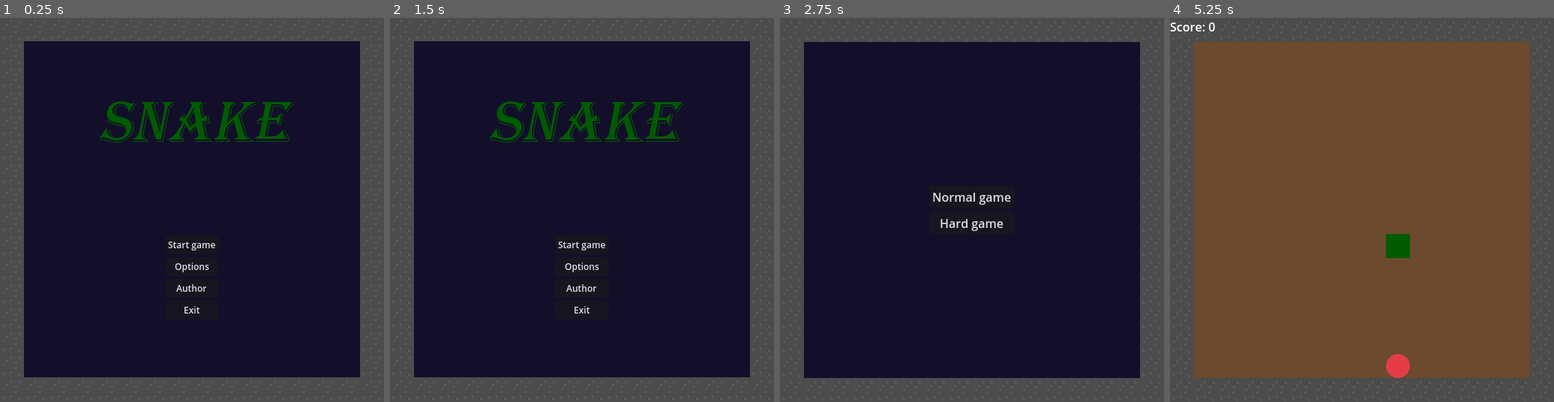
Above: before the commit, frames 1-4 (left to right).
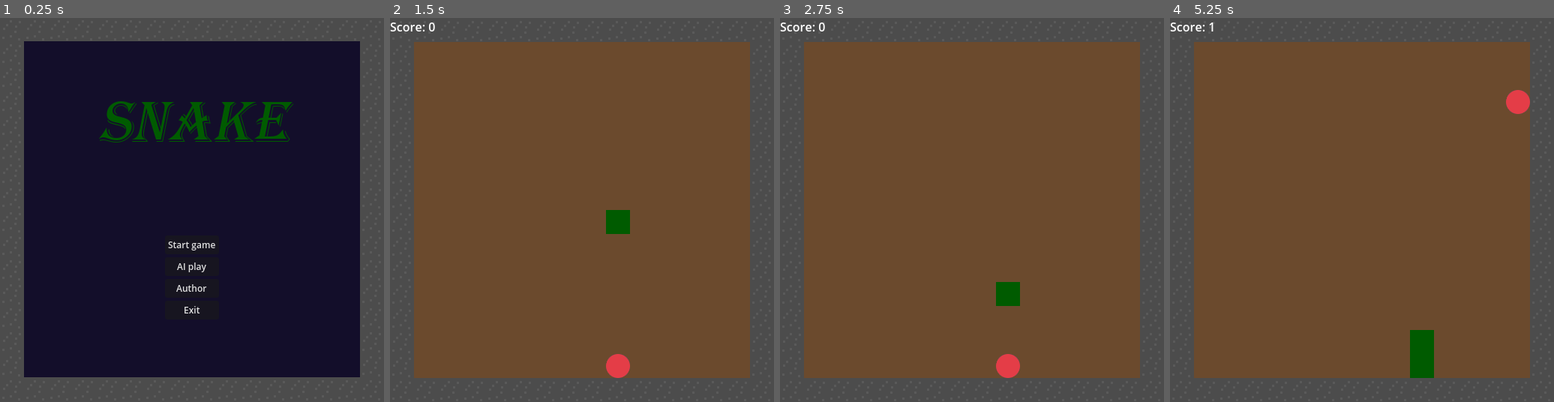
Above: after the commit, the same moments.

Repository: Sebastian-Musial/Snake---The-game
Game: Godot game, scene res://menu/Menu.tscn
Two runs of this game, one before a commit and one after it. Both use one fixed random seed, a clock stepped at 60 frames per second and the inputs below.
Inputs (mouse positions are in pixels of both pictures, inside the frame that each line leads up to):
- Up to frame 1 (0.25 s): no input
- Up to frame 2 (1.5 s): click "Options" (after the commit: "AI play") at 0.5 s; click (582, 210) at 1.25 s, where only the run before the commit has a clickable "Back to menu"
- Up to frame 3 (2.75 s): click (972, 244) at 2 s, where only the run before the commit has a clickable "Start game"
- Up to frame 4 (5.25 s): click (1362, 221) at 2.75 s, where only the run before the commit has a clickable "Hard game"; tap Enter at 3.5 s; hold Right 3.53-4.28 s; hold Down 4.28-5.03 s; hold Right from 5.03 s (still down)

The runs differ from the first frame. In frame 1, 0.1% of the frame differs, in the area x 45-55%, y 63-67%; in frame 2, 77%, in the area x 0-94%, y 1-94%; in frame 3, 77%; in frame 4, 1.8%.

Commit message:
Create one AI model

Diff:
--- a/snake-the-game/GameState.gd
+++ b/snake-the-game/GameState.gd
@@ -3,3 +3,4 @@
 class_name GameState
 
 var rules: Game_Rules
+var AI_enabled: bool
--- /dev/null
+++ b/snake-the-game/SnakeAI.gd
@@ -0,0 +1,77 @@
+extends RefCounted
+class_name SnakeAI
+
+#Odgległość taksówkowa(manhattan) - odległość jaką należy pokonać z miejsca A do miejsca B
+#W moim przypadku ilość kratek od węża do owocu
+static func _distance(a: Vector2i, b: Vector2i) -> int:
+	return abs(a.x - b.x) + abs(a.y - b.y)
+
+static func _all_dir() -> Array:
+	return [
+		Types.directions.UP,
+		Types.directions.DOWN,
+		Types.directions.LEFT,
+		Types.directions.RIGHT
+	]
+
+#Czy allow tail konieczny?
+static func _occupied_tiles(snake_body: Array[Vector2i], wall_body: Array[Vector2i], allow_tail: bool = true) -> Dictionary:
+	var occ: Dictionary = {}
+
+	for p in wall_body:
+		occ[p] = true
+
+#Zbiera wszystkie współrzędne snake body poza ogonem
+	var limit := snake_body.size()
+	if allow_tail and limit > 0:
+		limit -= 1
+
+	for i in range(limit):
+		occ[snake_body[i]] = true
+
+	return occ
+
+#Funkcja przygotowująca tablicę dostępnych kierunków które nie zabiją węża
+static func _safe_dirs(board: Board, snake: Snake, occ: Dictionary) -> Array:
+	var head: Vector2i = snake.get_body()[0]
+	var dirs: Array = []
+
+	for d in _all_dir():
+
+		if Game_Mechanic.is_opposite(snake.get_dir(), d):
+			continue
+
+		var next := Game_Mechanic.next_move(head, d)
+		if board.inside_board(next) and not occ.has(next):
+			dirs.append(d)
+	return dirs
+
+
+#Greedy - Algorytm zachłanny
+#Założenia wybiera najbardziej w danym momencie korzysty ruch - nie planuje przyszłych ruchów więc jest mało optymalny - łatwo przegrywa
+static func choose_dir_greedy(board: Board, snake: Snake, fruit: Fruit, wall: Wall) -> Types.directions:
+	var body := snake.get_body()
+	if body.is_empty():
+		return Types.directions.UP
+
+	var head: Vector2i = body[0]
+	var target: Vector2i = fruit.get_body()
+
+	var occ := _occupied_tiles(body, wall.get_body(), true)
+	var safe_dirs := _safe_dirs(board, snake, occ)
+
+#Brak dostępnych bezpiecznych dróg - wybierz obecny kierunek
+	if safe_dirs.is_empty():
+		return snake.get_dir()
+
+	var best_dir: Types.directions = safe_dirs[0]
+	var best_score := 1_000_000
+
+	for d in safe_dirs:
+		var next := Game_Mechanic.next_move(head, d)
+		var score := _distance(next, target)
+		if score < best_score:
+			best_score = score
+			best_dir = d
+
+	return best_dir
--- a/snake-the-game/game/Game.gd
+++ b/snake-the-game/game/Game.gd
@@ -5,9 +5,9 @@
 @onready var tile_map: TileMap = $TileMap
 @onready var lose := $LoseDialog
 @onready var winner := $WinDialog
-
 @onready var music_N: AudioStreamPlayer = $Normal
 @onready var music_H: AudioStreamPlayer = $Hard
+@export_enum("Greedy") var AI_model: int = 0
 
 #Zmienne do odbioru pixeli z pliku graficznego przez TileMap
 const SOURCE_ID := 1
@@ -85,6 +85,9 @@
 
 #Sterowanie - TEST DZIALA
 func _unhandled_input(event):
+	if GState.AI_enabled:
+		return
+
 	if event is InputEventKey and event.pressed:
 		match event.keycode:
 			Key.KEY_UP, Key.KEY_W:
@@ -96,7 +99,6 @@
 			Key.KEY_RIGHT, Key.KEY_D:
 				snake.request_dir(Types.directions.RIGHT)
 
-#!!!!TUTAJ JUZ MECHANIKA JAK WSZYSTKO PRZEPLYWA PRZEZ GRE!!!#
 func _ready():
 	AudioMenuManager.stop_music()
 	rng.randomize()
@@ -127,6 +129,13 @@
 
 func _next_turn() -> void:
 	print("Next turn")
+
+	if GState.AI_enabled:
+		var dir: Types.directions
+		if AI_model == 0:
+			dir = SnakeAI.choose_dir_greedy(board, snake, fruit, wall)
+		snake.request_dir(dir)
+
 	snake.move_snake()
 	collision()
 	draw_board()
@@ -142,7 +151,10 @@
 	_next_turn()
 
 func ask_restart():
-	$AudioStreamPlayer.stop()
+	if GState.rules.get_turn_time() == 0.5:
+		music_H.stop()
+	if GState.rules.get_turn_time() == 1.0:
+		music_N.stop()
 	lose.dialog_text = "Restartować grę?"
 	lose.popup_centered()
 
@@ -153,7 +165,10 @@
 	Turn_Timer.wait_time = 0.1   # 1000 ms
 	Turn_Timer.start()
 	Turn_Timer.wait_time = rules.get_turn_time()
-	$AudioStreamPlayer.play()
+	if GState.rules.get_turn_time() == 0.5:
+		music_H.play()
+	if GState.rules.get_turn_time() == 1.0:
+		music_N.play()
 	snake.reset_score()
 
 func _on_lose_dialog_canceled() -> void:
@@ -166,13 +181,19 @@
 	Turn_Timer.wait_time = 0.1   # 1000 ms
 	Turn_Timer.start()
 	Turn_Timer.wait_time = rules.get_turn_time()   # 500 ms
-	$AudioStreamPlayer.play()
+	if GState.rules.get_turn_time() == 0.5:
+		music_H.play()
+	if GState.rules.get_turn_time() == 1.0:
+		music_N.play()
 	snake.reset_score()
 
 func _on_win_dialog_canceled() -> void:
 	get_tree().quit()
 
 func win_popup():
-	$AudioStreamPlayer.stop()
+	if GState.rules.get_turn_time() == 0.5:
+		music_H.stop()
+	if GState.rules.get_turn_time() == 1.0:
+		music_N.stop()
 	winner.dialog_text = "WYGRAŁES - Chcesz zagrać jeszcze raz?"
 	winner.popup_centered()
--- a/snake-the-game/menu/Main_Menu.gd
+++ b/snake-the-game/menu/Main_Menu.gd
@@ -12,7 +12,9 @@
 	get_tree().change_scene_to_file("res://menu/Game_Mode.tscn")
 
 func _on_options_pressed() -> void:
-	get_tree().change_scene_to_file("res://menu/Options.tscn")
+	GState.rules = Rules_Hard.new()
+	GState.AI_enabled = true
+	get_tree().change_scene_to_file("res://game/Game.tscn")
 
 
 func _on_author_pressed() -> void:
--- a/snake-the-game/menu/Menu.tscn
+++ b/snake-the-game/menu/Menu.tscn
@@ -35,10 +35,10 @@
 theme_override_font_sizes/font_size = 12
 text = "Start game"
 
-[node name="Options" type="Button" parent="CenterContainer/VBoxContainer"]
+[node name="AI play" type="Button" parent="CenterContainer/VBoxContainer"]
 layout_mode = 2
 theme_override_font_sizes/font_size = 12
-text = "Options"
+text = "AI play"
 
 [node name="Author" type="Button" parent="CenterContainer/VBoxContainer"]
 layout_mode = 2
@@ -55,6 +55,6 @@
 texture = ExtResource("3_8010q")
 
 [connection signal="pressed" from="CenterContainer/VBoxContainer/Play" to="." method="_on_play_pressed"]
-[connection signal="pressed" from="CenterContainer/VBoxContainer/Options" to="." method="_on_options_pressed"]
+[connection signal="pressed" from="CenterContainer/VBoxContainer/AI play" to="." method="_on_options_pressed"]
 [connection signal="pressed" from="CenterContainer/VBoxContainer/Author" to="." method="_on_author_pressed"]
 [connection signal="pressed" from="CenterContainer/VBoxContainer/Exit" to="." method="_on_exit_pressed"]
Not shown, added: snake-the-game/SnakeAI.gd.uid
